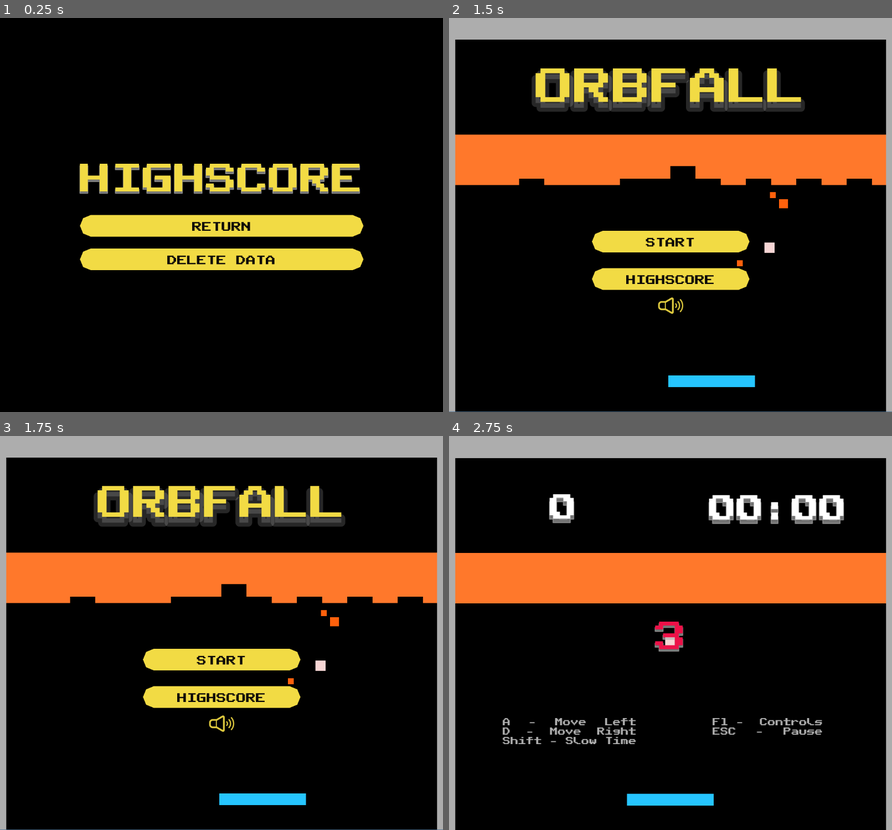
Above: before the commit, frames 1-4 (two rows, left to right).
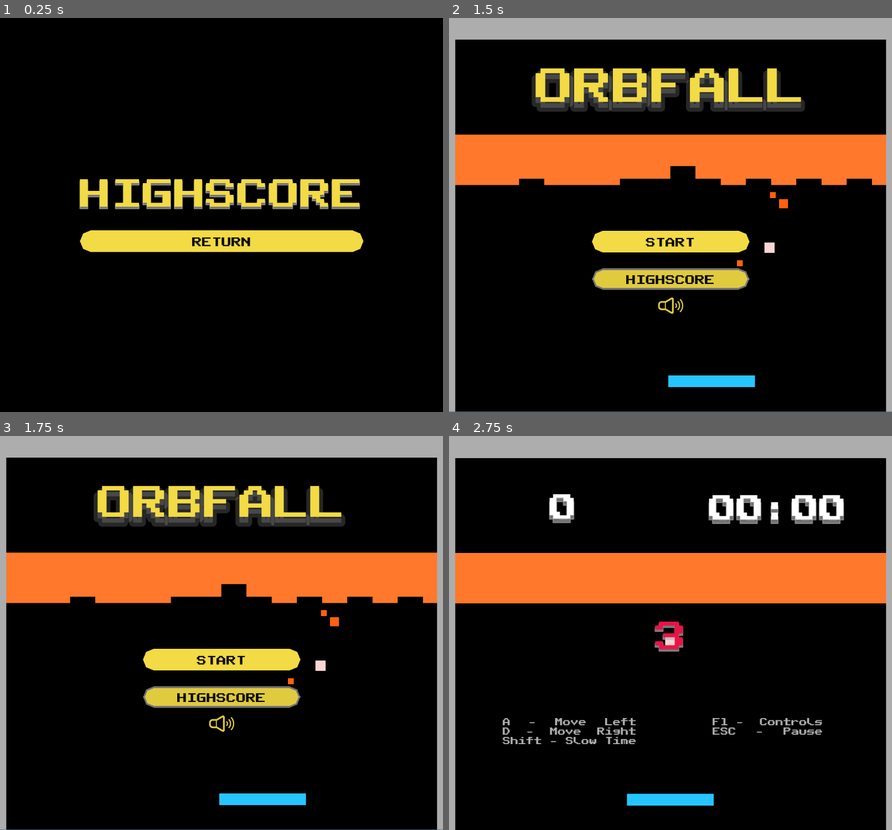
Above: after the commit, the same moments.

Repository: KeiGar/OrbFall
Game: Godot game, scene res://scenes/menus/highscore_menu.tscn
Two runs of this game, one before a commit and one after it. Both use one fixed random seed, a clock stepped at 60 frames per second and the inputs below. This scene is started directly instead of the project's main scene.
Inputs (mouse positions are in pixels of both pictures, inside the frame that each line leads up to):
- Up to frame 1 (0.25 s): no input
- Up to frame 2 (1.5 s): tap Enter at 0.5 s; move the mouse to (767, 195) at 0.52 s; hold D (player_moveRight) 0.53-1.25 s; hold Enter 0.53-1.25 s; click (767, 195) at 0.67 s; click "RETURN" at 1.25 s
- Up to frame 3 (1.75 s): no input
- Up to frame 4 (2.75 s): click "START" at 2 s

The runs differ from the first frame. In frame 1, 12% of the frame differs, in the area x 17-83%, y 36-64%; in frame 2, 0.4%; in frame 3, 0.4%; in frame 4, nothing differs.
Error before the commit: Invalid access to property or key 'request_completed' on a base object of type 'null instance'. (res://scripts/utils/highscore_manager_api.gd:11)

Commit message:
implemented saving, fetching of aws highscore table, security with hmac hashes

Diff:
--- a/scenes/menus/highscore_menu.tscn
+++ b/scenes/menus/highscore_menu.tscn
@@ -77,6 +77,7 @@
 text = "RETURN"
 
 [node name="Btn_Delete" type="Button" parent="VBoxContainer" unique_id=265517146]
+visible = false
 layout_mode = 2
 text = "DELETE DATA"
 
--- a/scripts/menus/highscore_saving_screen.gd
+++ b/scripts/menus/highscore_saving_screen.gd
@@ -15,8 +15,10 @@
 	lbl_score.text = "%d" % player_score
 
 func _on_save_button_pressed() -> void:
-	fileHandler.addHighScoreData(player_name, player_score)
-	fileHandler.saveHighscoreData()
+	# fileHandler.addHighScoreData(player_name, player_score)
+	# fileHandler.saveHighscoreData()
+	HighscoreManagerAPI.upload_highscore(player_name, player_score)
+	HighscoreManagerAPI.fetch_highscore()
 	PlayerVariables.player_name = player_name
 	get_tree().change_scene_to_file("res://scenes/menus/main_menu_controls.tscn")
 
--- a/scripts/utils/highscore_manager_api.gd
+++ b/scripts/utils/highscore_manager_api.gd
@@ -1,6 +1,7 @@
 extends Node
 
 const BASE_URL = "https://api.keigartner.com/orbfall/highscore"
+const CLIENT_KEY = "ORBFALL-HIGHSCORE-API"
 
 var Highscores_Received: Array[HighscoreManager.HighscoreData] = []
 
@@ -8,26 +9,36 @@
 signal score_upload_success
 
 func _ready() -> void:
-	$HTTPRequest.request_completed.connect(_on_request_completed)
 	fetch_highscore() # fetch highscore on game boot
 
 func upload_highscore(player_name: String, score: int) -> void:
+	var http_request = HTTPRequest.new()
+	http_request.request_completed.connect(_on_request_completed)
+	add_child(http_request)
 	print("Uploading score for ", player_name)
+	var score_str : String = str(score)
+	var hmac_str = (player_name + score_str + CLIENT_KEY).sha256_text()
 	var data = {
 		"player_id": PlayerVariables.player_uid,
 		"player_name": player_name,
 		"score": score
 	}
 	var body = JSON.stringify(data)
-	var headers = ["Content-Type: application/json"]
-	var response = $HTTPRequest.request(BASE_URL, headers, HTTPClient.METHOD_POST, body)
+	var headers = [
+		"Content-Type: application/json",
+		"x-orbfall-hmac: " + hmac_str
+		]
+	var response = http_request.request(BASE_URL, headers, HTTPClient.METHOD_POST, body)
 	if response != OK:
 		push_error("An error ocurred while attempting to save the Highscore to the database.")
 
 func fetch_highscore() -> void:
+	var http_request = HTTPRequest.new()
+	http_request.request_completed.connect(_on_request_completed)
+	add_child(http_request)
 	print("Fetching top scores...")
 	var headers = ["Content-Type: application/json"]
-	var error = $HTTPRequest.request(BASE_URL, headers, HTTPClient.METHOD_GET)
+	var error = http_request.request(BASE_URL, headers, HTTPClient.METHOD_GET)
 	if error != OK:
 		push_error("An error occurred while attempting to fetch the score from the database.")
 
@@ -48,6 +59,7 @@
 	if json_data.has("leaderboard"):
 		# This is a GET response
 		emit_signal("leaderboard_received", json_data["leaderboard"])
+		_on_leaderboard_received(json_data["leaderboard"])
 		_print_scores(json_data["leaderboard"])
 
 	elif json_data.has("message"):
